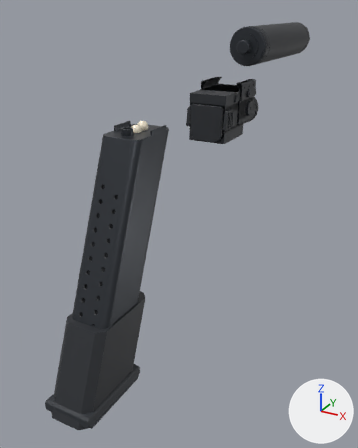
What one commit did to the glTF model assets/models/replicaParts/pistol.glb.
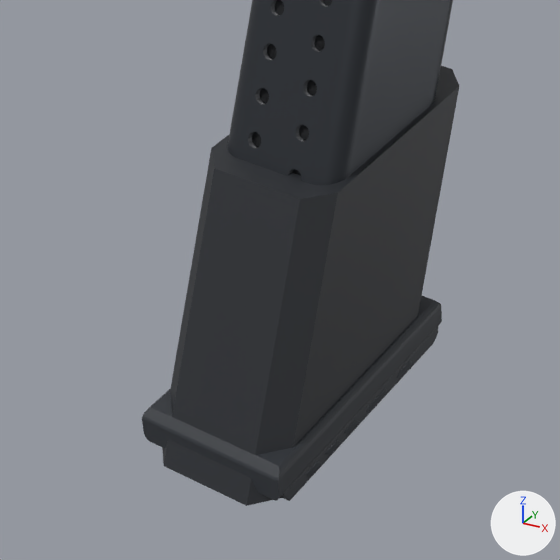
There are two pictures of each version: one whole from a 50 mm lens placed at (0.136, -0.244, 0.037), pointed at (-0.014, 0.028, -0.099), one close up on the part from 0% to 50% of the width and 60% to 100% of the height. Arrows for +X, +Y and +Z are at lower right; the lights stay in place. The first two pictures are the older version. Where no turn or scale is listed for an object, it has been applied to the vertices. Vertices at exactly the same position are counted once.

Objects in the first close-up: 'magazine_extended', 'magazine_extended_Figure'.
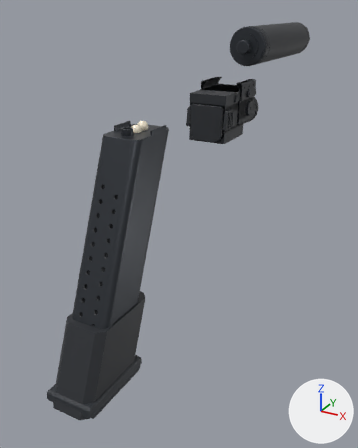
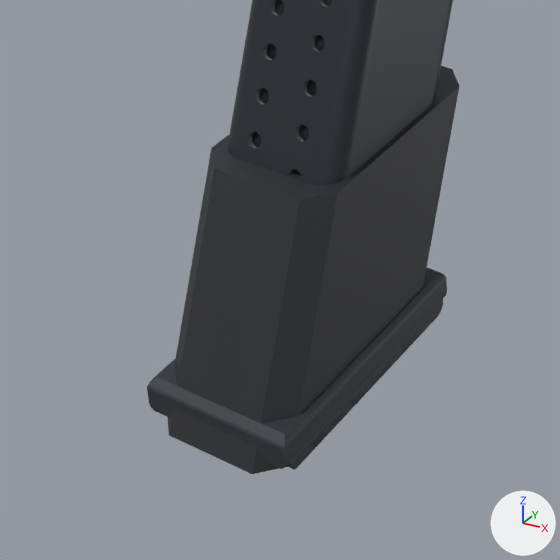
What differs and where, as boxes (x1, y1, x2, y2) in the close-ups (560 x 560 px; the box of a moved part takes in the faces that stretch with it):
'magazine_extended_Figure', reshaped (7% shorter): before (162, 66, 459, 506); after (167, 66, 459, 474)
'magazine_extended', reshaped: before (142, 0, 453, 501); after (147, 0, 453, 470)
part 1 of me_magazine_extended, moved or reshaped: before (397, 361, 412, 379); after (402, 332, 417, 350)
part 2 of me_magazine_extended, moved or reshaped: before (366, 388, 387, 412); after (372, 359, 392, 383)
part 3 of me_magazine_extended, moved or reshaped: before (344, 419, 360, 435); after (349, 390, 366, 405)
part 4 of me_magazine_extended, moved or reshaped: before (325, 440, 342, 455); after (330, 410, 347, 425)
part 5 of me_magazine_extended, moved or reshaped: before (305, 461, 322, 477); after (310, 430, 328, 446)
part 6 of me_magazine_extended, moved or reshaped: before (142, 296, 442, 501); after (147, 268, 447, 469)
part 7 of me_magazine_extended, moved or reshaped: before (282, 327, 438, 501); after (288, 299, 443, 470)
part 8 of me_magazine_extended_figure, moved or reshaped: before (162, 265, 427, 506); after (167, 265, 427, 474)

The change, as a diff of the scene's bpy script:
```diff
--- a/assets/models/replicaParts/pistol.glb.py
+++ b/assets/models/replicaParts/pistol.glb.py
@@ me_magazine_extended @@
 # used by ob_magazine_extended; location = (0.0, -0.04, -0.0203)
-me_magazine_extended.from_pydata(...)  # 4835 vertices, 9470 faces; spans x -0.0134..0.0134, y -0.0699..0.0157, z -0.1304..0.0043
+me_magazine_extended.from_pydata(...)  # 4830 vertices, 9468 faces; spans x -0.0134..0.0134, y -0.068..0.0157, z -0.1257..0.0043
+# me_magazine_extended part 1: the loose piece of 66 vertices spanning x 0.0123..0.0127, y -0.0379..-0.0334, z -0.1294..-0.1277 is moved by (0.0, 0.0019, 0.0046)
+# me_magazine_extended part 2: the loose piece of 66 vertices spanning x 0.0123..0.0127, y -0.0467..-0.0408, z -0.1292..-0.1279 is moved by (0.0, 0.0019, 0.0046)
+# me_magazine_extended part 3: the loose piece of 44 vertices spanning x 0.0123..0.0127, y -0.0529..-0.0483, z -0.1294..-0.1277 is moved by (0.0, 0.0019, 0.0046)
+# me_magazine_extended part 4: the loose piece of 44 vertices spanning x 0.0123..0.0127, y -0.0579..-0.0533, z -0.1294..-0.1277 is moved by (0.0, 0.0019, 0.0046)
+# me_magazine_extended part 5: the loose piece of 44 vertices spanning x 0.0123..0.0127, y -0.063..-0.0584, z -0.1294..-0.1277 is moved by (0.0, 0.0019, 0.0046)
+# me_magazine_extended part 6: the loose piece of 162 vertices spanning x -0.0134..0.0134, y -0.0699..-0.0251, z -0.1269..-0.1211 is moved by (0.0, 0.0019, 0.0046)
+# me_magazine_extended part 7: the loose piece of 172 vertices spanning x -0.0126..0.0126, y -0.0685..-0.0251, z -0.1303..-0.1265 is moved by (0.0, 0.0019, 0.0046)
+# other edits to the shape of me_magazine_extended do not show in these pictures
 me_magazine_extended.materials.append(mat_detail)
@@ me_magazine_extended_figure @@
 # used by ob_magazine_extended_figure; location = (0.0, -0.04, -0.0203)
 # before: 8 (0.0122, -0.0335, -0.1285), 9 (0.0082, -0.0295, -0.1285), 10 (-0.0082, -0.0295, -0.1285), 11 (-0.0122, -0.0335, -0.1285), 12 (-0.0122, -0.0675, -0.1285)
 # before: 13 (-0.0082, -0.0715, -0.1285) at pixel (163, 466), 14 (0.0082, -0.0715, -0.1285) at pixel (246, 505), 15 (0.0122, -0.0675, -0.1285) at pixel (284, 497)
-me_magazine_extended_figure.from_pydata(...)  # 16 vertices, 28 faces; spans x -0.0122..0.0122, y -0.0715..-0.0115, z -0.1285..-0.084
+me_magazine_extended_figure.from_pydata(...)  # 16 vertices, 28 faces; spans x -0.0122..0.0122, y -0.0696..-0.0115, z -0.1239..-0.084
+# me_magazine_extended_figure part 8
+for i in [*range(8, 16)]: me_magazine_extended_figure.vertices[i].co += Vector((0.0, 0.0019, 0.0046))
 me_magazine_extended_figure.materials.append(mat_detail)
```
